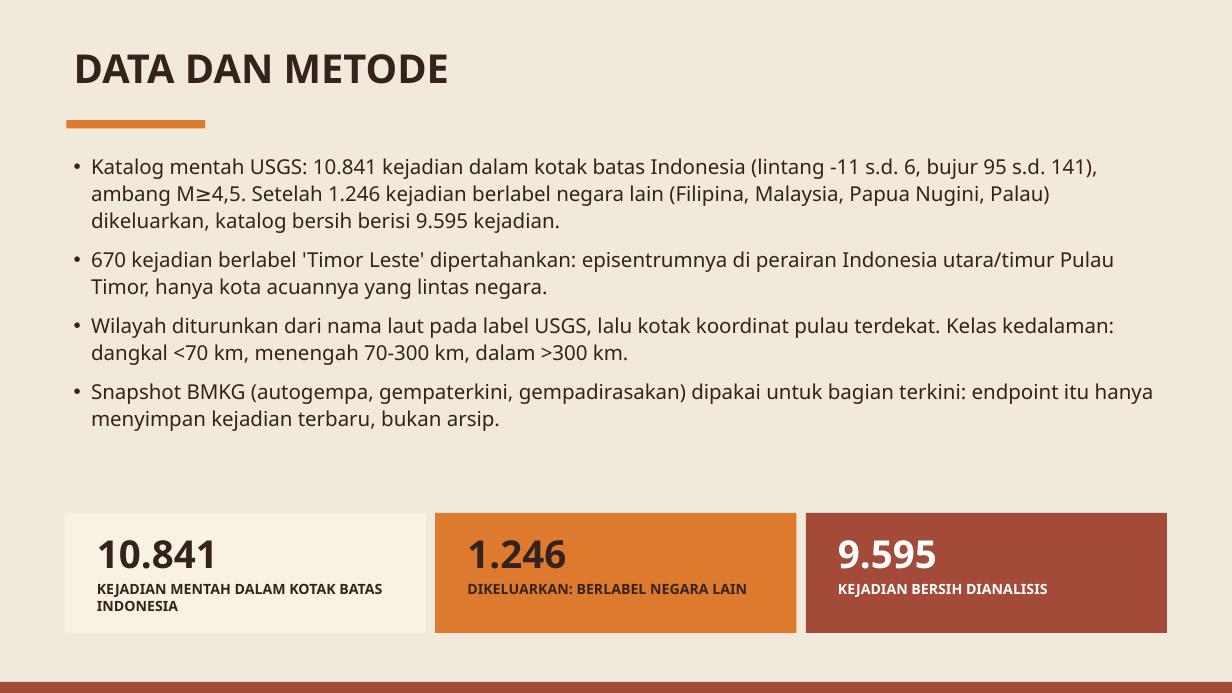
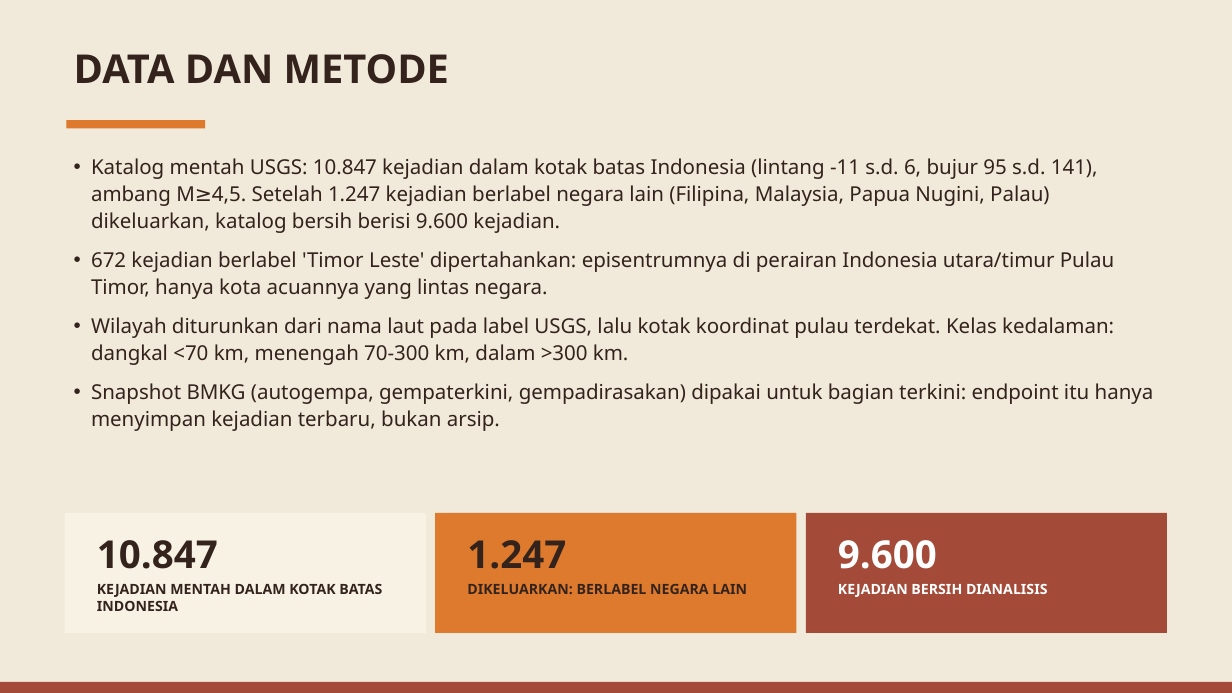
Before and after one commit to baghizash/gempa-bumi-indonesia-2026, a slide deck: slide 3 of Portofolio-Analisis-Gempa-Bumi.pptx. Drawn at 1232x693 pixels with LibreOffice and Linux fonts; fonts in the diff are those of the drawing. Boxes give left, top, right and bottom in pixels: in the first picture for what was removed or moved away, otherwise in the second. Text is boxed around its words. In the diff, an @@ line names an element or a change of style, - is before the commit and + after.

```diff
--- a/Portofolio-Analisis-Gempa-Bumi.pptx
+++ b/Portofolio-Analisis-Gempa-Bumi.pptx
@@ text at box(91, 158, 1114, 299): text changed @@
-• Katalog mentah USGS: 10.841 kejadian dalam kotak batas Indonesia (lintang -11 s.d. 6, bujur 95 s.d. 141), ambang M≥4,5. Setelah 1.246 kejadian berlabel negara lain (Filipina, Malaysia, Papua Nugini, Palau) dikeluarkan, katalog bersih berisi 9.595 kejadian.
-• 670 kejadian berlabel 'Timor Leste' dipertahankan: episentrumnya di perairan Indonesia utara/timur Pulau Timor, hanya kota acuannya yang lintas negara.
+• Katalog mentah USGS: 10.847 kejadian dalam kotak batas Indonesia (lintang -11 s.d. 6, bujur 95 s.d. 141), ambang M≥4,5. Setelah 1.247 kejadian berlabel negara lain (Filipina, Malaysia, Papua Nugini, Palau) dikeluarkan, katalog bersih berisi 9.600 kejadian.
+• 672 kejadian berlabel 'Timor Leste' dipertahankan: episentrumnya di perairan Indonesia utara/timur Pulau Timor, hanya kota acuannya yang lintas negara.
@@ text at box(97, 540, 218, 569): text changed @@
-10.841
+10.847
@@ text at box(467, 540, 566, 569): text changed @@
-1.246
+1.247
@@ text at box(838, 540, 937, 569): text changed @@
-9.595
+9.600
```
Also in this commit, not shown: 7 other slides changed.
